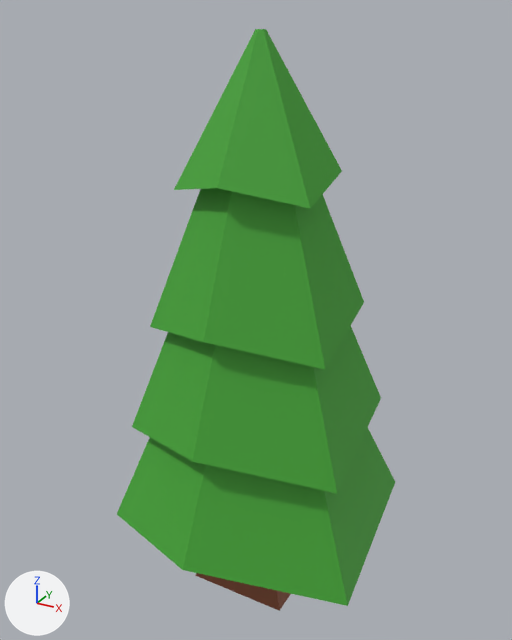
The FBX model Assets/Models/LowPolyTree2.fbx as it was, and as the next commit left it.
Rendered twice from a camera (50 mm lens) standing at (3.0, -5.53, 5.51) and looking at (-0.09, 0.08, 2.7). Arrows for +X, +Y and +Z are at lower left; the lights stay in place. Where no turn or scale is listed for an object, it has been applied to the vertices.

Names of what the first picture shows: 'Leaves', 'Tree2'.
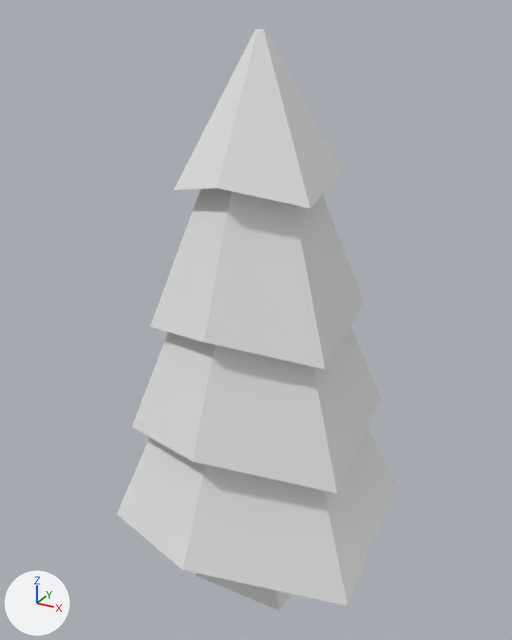
Where the newer file only moved an object's origin or applied its transform, the numbers keep the older frame.

Changed parts and their boxes [x1, y1, x2, y2] in the pictures (512 x 640 px):
```json
{"object": "Leaves", "change": "recoloured", "before": [117, 29, 395, 606], "after": [117, 29, 395, 606], "on screen": "green to grey"}
{"object": "Tree2", "change": "recoloured", "before": [195, 573, 290, 611], "after": [195, 573, 290, 611], "on screen": "brown to grey"}
```

The change, as JSON lines over the scene's bpy script:
```json
{"block": "me_trunk", "where": "me_trunk.from_pydata(...)  # 12 vertices, 10 faces; spans x -0.52..0.52, y -0.52..0.52, z -0.25..1.28"}
{"op": "remove", "block": "me_trunk", "code": "me_trunk.materials.append(mat_bark2)  # brown #8d5036"}
{"block": "me_cylinder", "where": "me_cylinder.from_pydata(...)  # 54 vertices, 50 faces; spans x -1.35..1.35, y -1.47..1.56, z -3.9..1.0"}
{"op": "remove", "block": "me_cylinder", "code": "me_cylinder.materials.append(mat_leaf2)  # green #43a533"}
```
